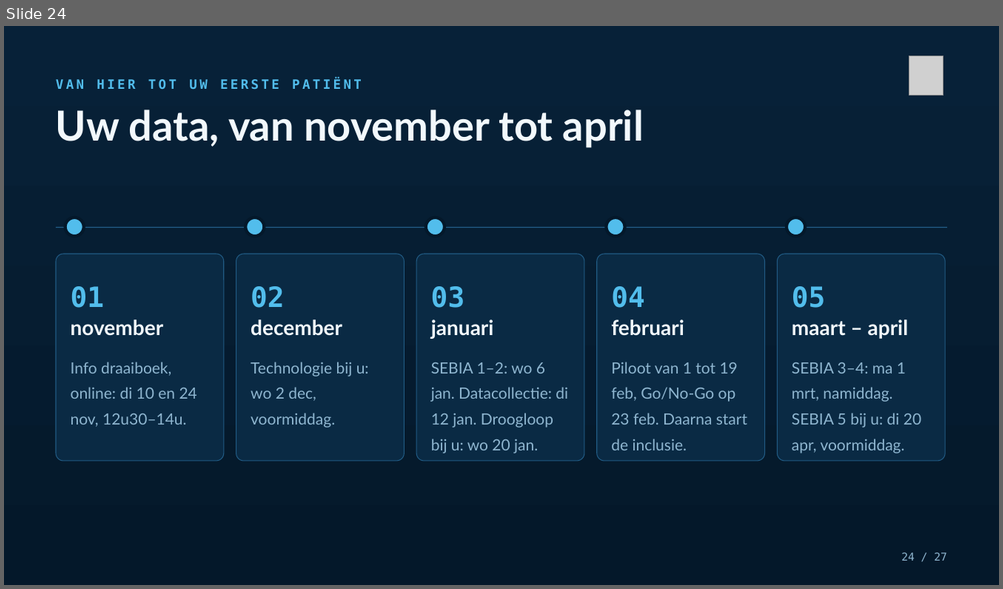
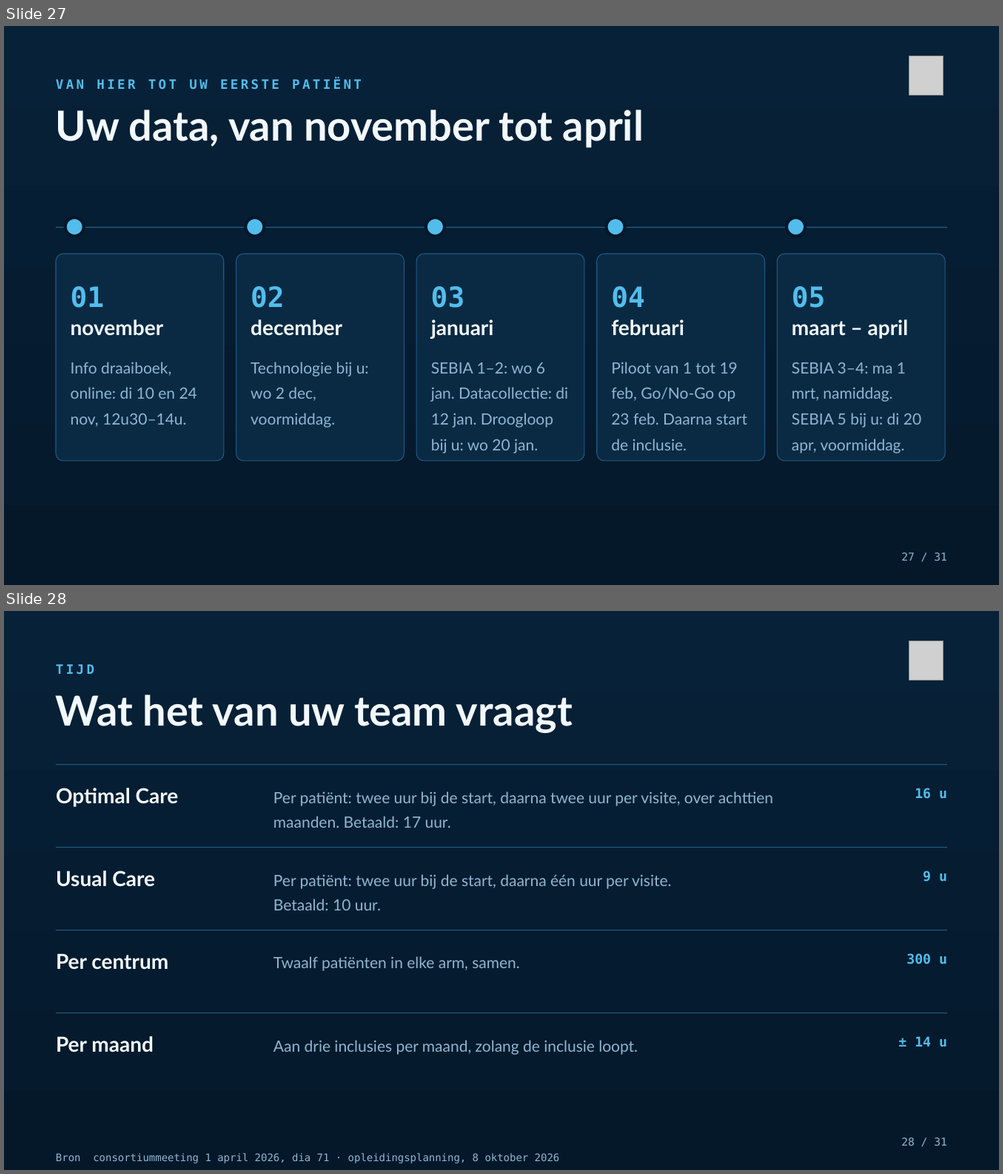
Before and after one commit to Dellfs/paradise-project, a slide deck: PARADISE_presentatie/PARADISE_az_groeninge.pptx. Shown one above the other, each under a label of ours: slide 24 before the commit, slides 27 and 28 after it. The pictures are 1003x589 and 1003x1174 pixels, drawn with LibreOffice and Linux fonts; fonts in the diff are those of the drawing; grey boxes stand for pictures. Boxes give left, top, right and bottom in pixels: in the first picture for what was removed or moved away, otherwise in the second. Text is boxed around its words. In the diff, an @@ line names an element or a change of style, - is before the commit and + after.

```diff
--- a/PARADISE_presentatie/PARADISE_az_groeninge.pptx
+++ b/PARADISE_presentatie/PARADISE_az_groeninge.pptx
@@ slide 28 added at [4,611,999,1170], background #FFFFFF @@
@@ rectangle added at [4,611,999,1170], fill gradient #072138 to #04182A @@
@@ picture added at [909,641,943,681] @@
@@ text added at [56,664,94,674], 12.5 pt, text #52BDEC, bold @@
+TIJD
@@ text added at [56,695,572,733], 40 pt, text #F2F8FC, bold @@
+Wat het van uw team vraagt
@@ rectangle added at [56,765,946,766], fill #215B84 @@
@@ text added at [56,788,179,807], 20 pt, text #F2F8FC, bold @@
+Optimal Care
@@ text added at [914,788,947,799], 13 pt, text #52BDEC, bold @@
+16 u
@@ text added at [273,792,773,828], 15 pt, text #8FB6D0 @@
+Per patiënt: twee uur bij de start, daarna twee uur per visite, over achttien maanden. Betaald: 17 uur.
@@ rectangle added at [56,848,946,849], fill #215B84 @@
@@ text added at [56,871,155,887], 20 pt, text #F2F8FC, bold @@
+Usual Care
@@ text added at [273,874,671,911], 15 pt, text #8FB6D0 @@
+Per patiënt: twee uur bij de start, daarna één uur per visite. Betaald: 10 uur.
@@ text added at [922,871,947,882], 13 pt, text #52BDEC, bold @@
+9 u
@@ rectangle added at [56,931,946,931], fill #215B84 @@
@@ text added at [56,954,168,970], 20 pt, text #F2F8FC, bold @@
+Per centrum
@@ text added at [273,957,520,971], 15 pt, text #8FB6D0 @@
+Twaalf patiënten in elke arm, samen.
@@ text added at [906,954,947,964], 13 pt, text #52BDEC, bold @@
+300 u
@@ rectangle added at [56,1013,946,1014], fill #215B84 @@
@@ text added at [56,1037,153,1053], 20 pt, text #F2F8FC, bold @@
+Per maand
@@ text added at [273,1040,637,1055], 15 pt, text #8FB6D0 @@
+Aan drie inclusies per maand, zolang de inclusie loopt.
@@ text added at [914,1037,947,1047], 13 pt, text #52BDEC, bold @@
+± 14 u
@@ text added at [901,1138,947,1146], 10.5 pt, text #8FB6D0 @@
+28 / 31
@@ text added at [56,1153,560,1164], 10 pt, text #8FB6D0 @@
+Bron consortiummeeting 1 april 2026, dia 71 · opleidingsplanning, 8 oktober 2026
@@ what was slide 24 is now slide 27 @@
@@ slide 27 changed as well @@
@@ text at [901,553,947,561]: text changed @@
-24 / 27
+27 / 31
```
Also in this commit, not shown: 22 other slides changed, 4 other slides added, 1 slide removed.
